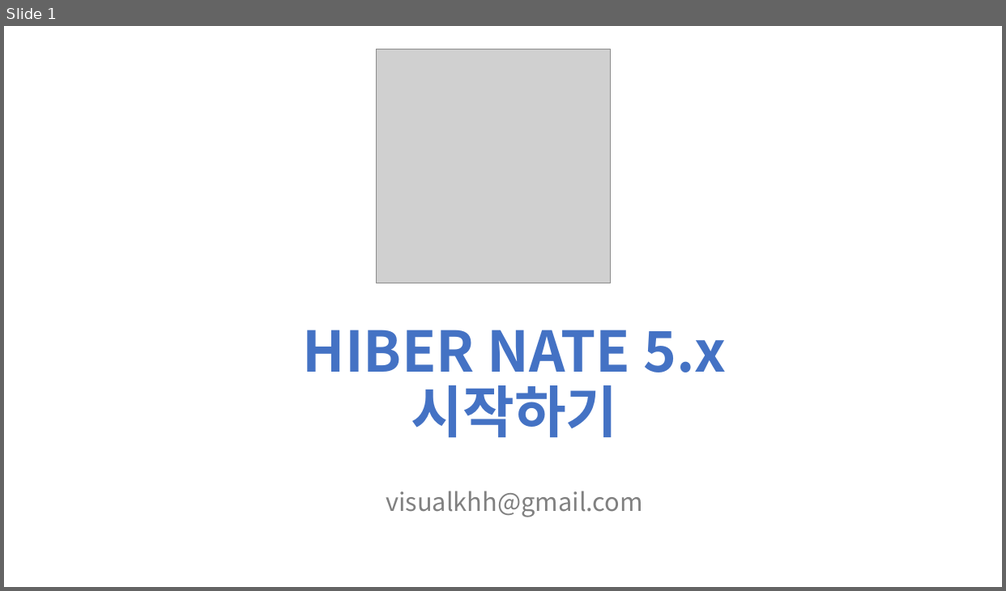
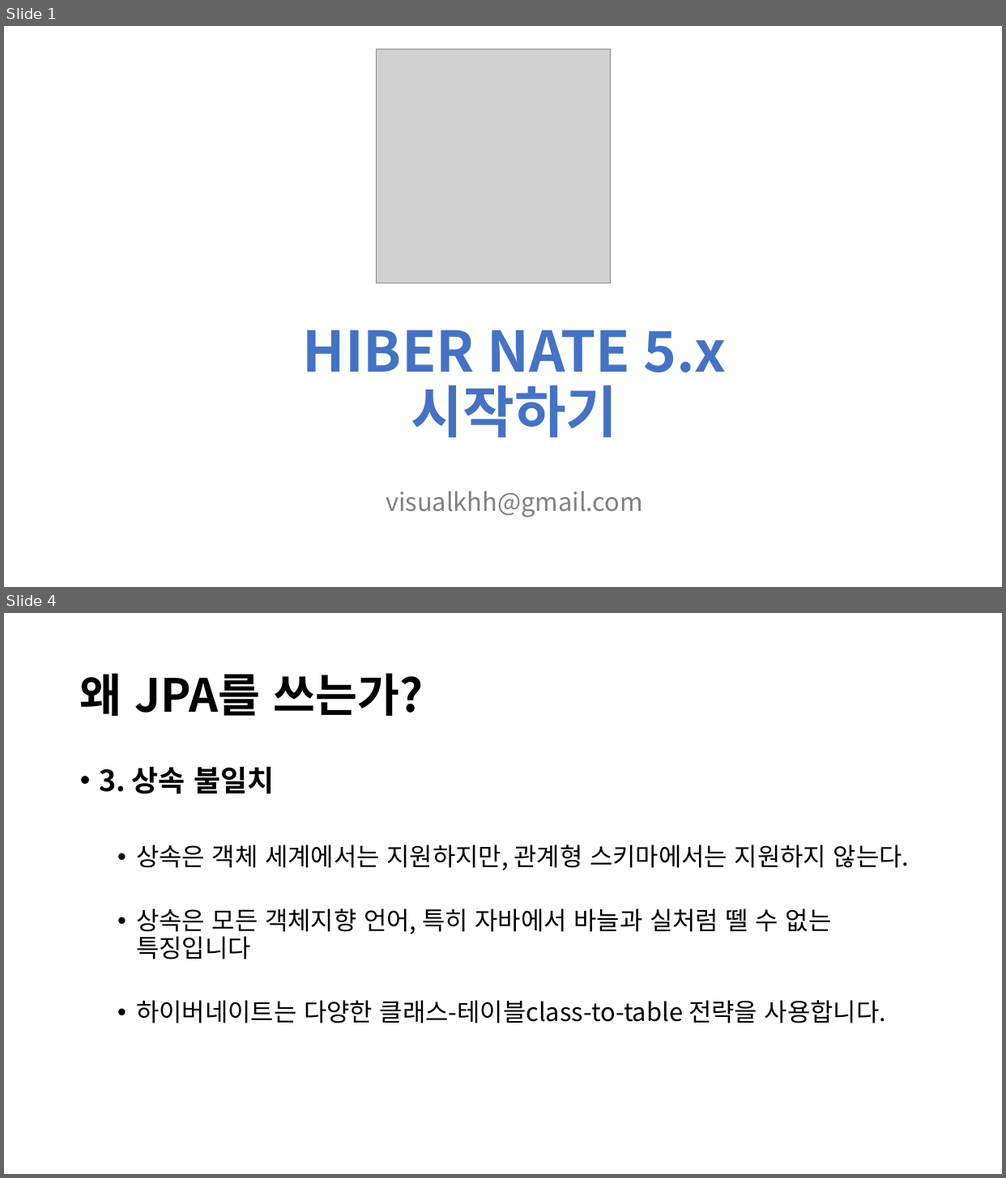
Before and after one commit to visualkhh/book-hibernate, a slide deck: hibernate5.x.pptx. Shown one above the other, each under a label of ours: slide 1 before the commit, slides 1 and 4 after it; the slides between them are not shown. The pictures are 1006x591 and 1006x1178 pixels, drawn with LibreOffice and Linux fonts; fonts in the diff are those of the drawing; grey boxes stand for pictures. Boxes give left, top, right and bottom in pixels: in the first picture for what was removed or moved away, otherwise in the second. Text is boxed around its words. In the diff, an @@ line names an element or a change of style, - is before the commit and + after.

```diff
--- a/hibernate5.x.pptx
+++ b/hibernate5.x.pptx
@@ slide 4 added at bbox=[4, 613, 1002, 1174], background #FFFFFF @@
@@ title added at bbox=[80, 673, 423, 716], 44 pt, text #000000, bold @@
+왜 JPA를 쓰는가?
@@ text added at bbox=[99, 767, 909, 1024], 24 pt, text #000000 @@
+• 3. 상속 불일치
+  • 상속은 객체 세계에서는 지원하지만, 관계형 스키마에서는 지원하지 않는다.
+  • 상속은 모든 객체지향 언어, 특히 자바에서 바늘과 실처럼 뗄 수 없는 특징입니다
+  • 하이버네이트는 다양한 클래스-테이블class-to-table 전략을 사용합니다.
```
Also in this commit, not shown: 1 slide changed, 5 other slides added.
